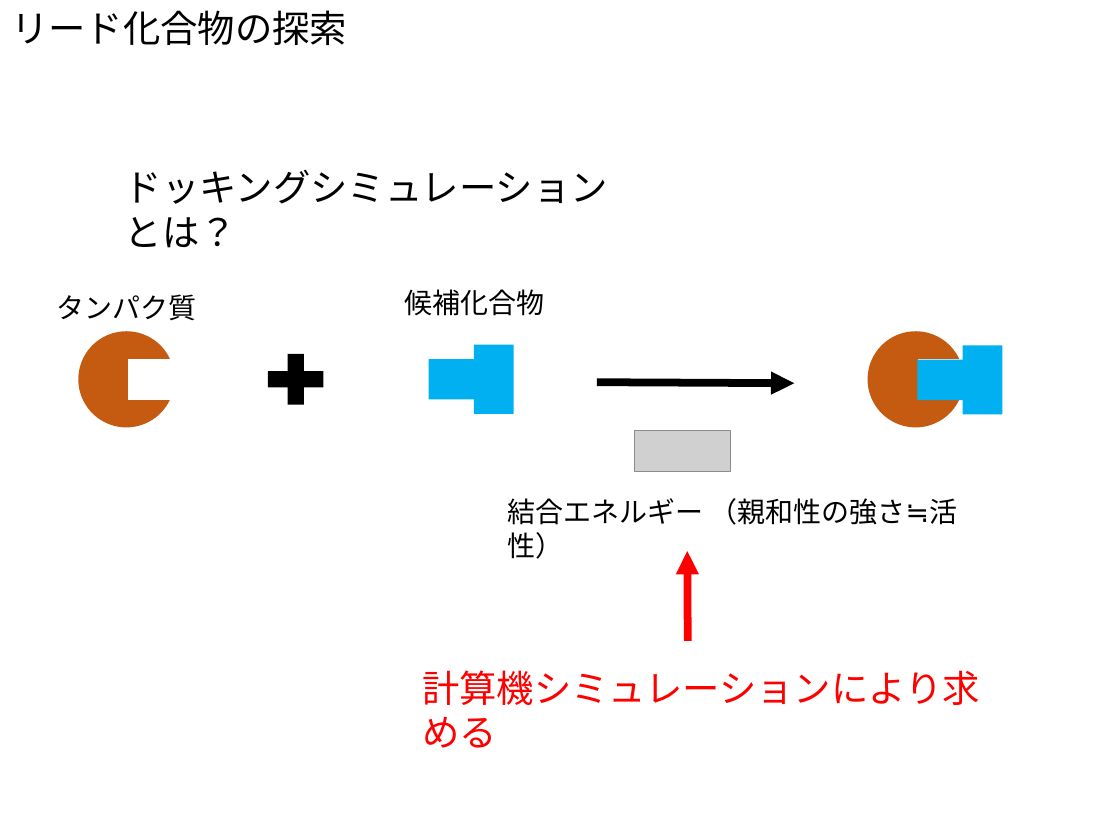
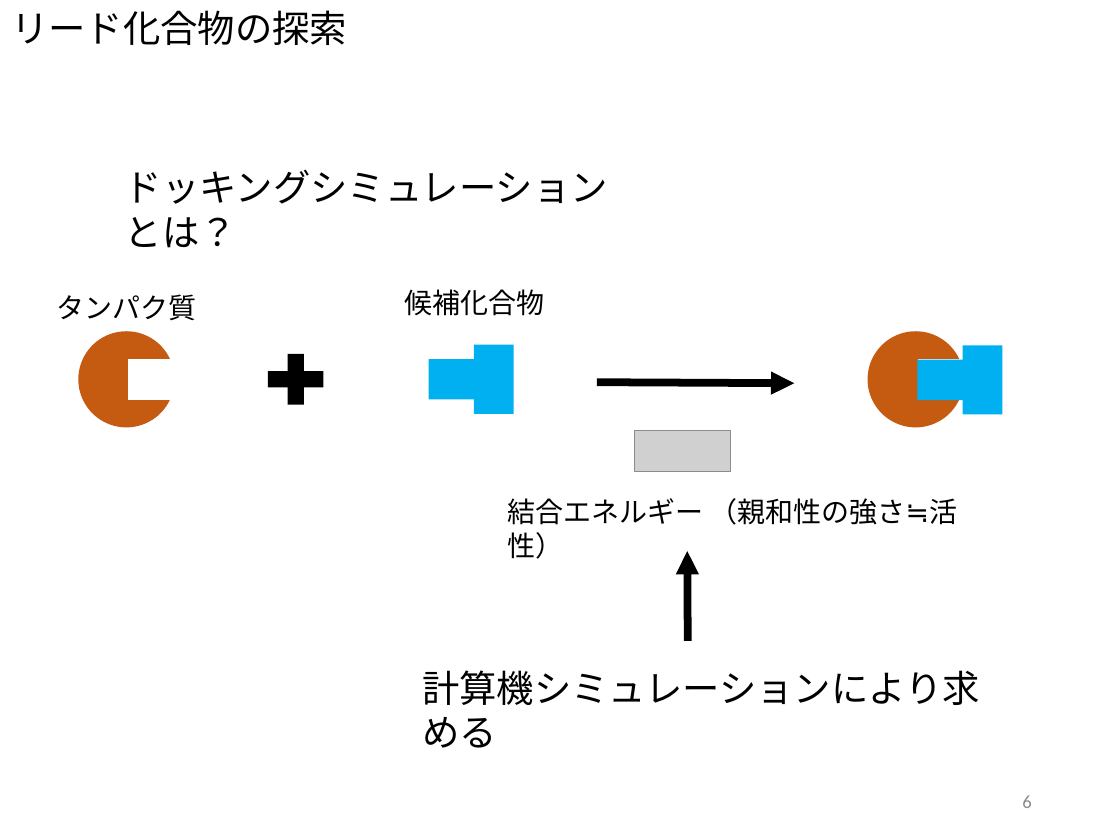
Before and after one commit to miya-dai/system_design, a slide deck: slide 6 of discussion/中間発表.pptx (slide 7 before the commit). Drawn at 1120x840 pixels with LibreOffice and Linux fonts; fonts in the diff are those of the drawing; grey boxes stand for pictures. Boxes give left, top, right and bottom in pixels: in the first picture for what was removed or moved away, otherwise in the second. Text is boxed around its words. In the diff, an @@ line names an element or a change of style, - is before the commit and + after.

```diff
--- a/discussion/中間発表.pptx
+++ b/discussion/中間発表.pptx
@@ arrow (688, 641) - (688, 551): stroke #FF0000 5 pt to #000000 5 pt @@
@@ text "計算機シミュレーションにより求める" at box(422, 670, 980, 748): text colour #FF0000 to #000000 @@
@@ page number added at box(1022, 795, 1031, 808), 12 pt, text #8C8C8C @@
+6
```
Also in this commit, not shown: 20 other slides changed, 3 slides added, 1 slide removed, 1 other file.
